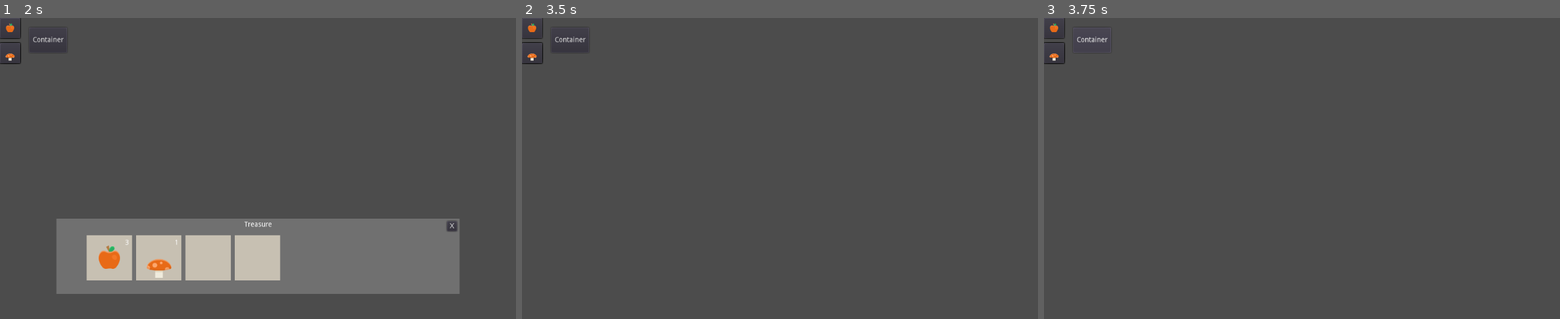
Above: before the commit, frames 1-3 (left to right).
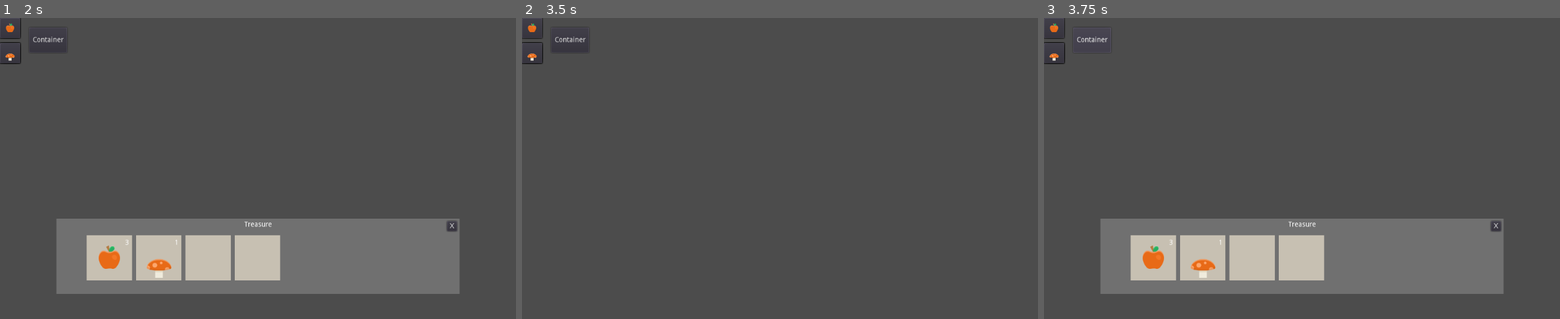
Above: after the commit, the same moments.

Repository: Whimfoome/godot-InventorySystem
Game: Godot game, scene res://World.tscn
Two runs of this game, one before a commit and one after it. Both use one fixed random seed, a clock stepped at 60 frames per second and the inputs below.
Inputs (mouse positions are in pixels of both pictures, inside the frame that each line leads up to):
- Up to frame 1 (2 s): click "Container" at 0.5 s; click (10, 27) at 1.27 s
- Up to frame 2 (3.5 s): click "Container" at 2 s; click (532, 27) at 2.77 s
- Up to frame 3 (3.75 s): click "Container" at 3.5 s

Frames 1-2 are identical in both runs. In frame 3, 19% of the frame differs, in the area x 11-89%, y 66-92%.
Error before the commit: Attempt to call function 'queue_free' in base 'previously freed instance' on a null instance. (res://Inventory/InventoryComponent.gd:134)

Commit message:
Fix null crash, solution by @Alec-15
With Godot 3.3, there were probably some changes in GDScript and how they handle null. Because of that some parts of the code have been changed. Fixed crashes!

Diff:
--- a/Inventory/InventoryComponent.gd
+++ b/Inventory/InventoryComponent.gd
@@ -29,7 +29,7 @@
 
 func add_to_inventory(struct:IItem, amount:int):
 	var _succ := false
-	if struct != null:
+	if is_instance_valid(struct):
 		if struct.i_stackable:
 			var returned_stack = has_partial_stack(struct)
 			if returned_stack[0]:
@@ -45,7 +45,7 @@
 	var loc_i: int = -1
 	var loc_b: bool = false
 	for i in range(inv_amount_list.size()):
-		if inv_struct_list[i] != null:
+		if is_instance_valid(inv_struct_list[i]):
 			if inv_struct_list[i].i_name == struct.i_name and inv_amount_list[i] < struct.i_maxstack:
 				loc_i = i
 				loc_b = true
@@ -104,7 +104,7 @@
 func inv_query(item_name: String, item_amount: int) -> bool:
 	var total: int = 0
 	for i in range(inv_struct_list.size()):
-		if inv_struct_list[i] != null:
+		if is_instance_valid(inv_struct_list[i]):
 			if inv_struct_list[i].i_name == item_name:
 				total += inv_amount_list[i]
 	return total >= item_amount
@@ -119,12 +119,12 @@
 
 
 func refresh_slot_at_index(index: int):
-	if window_ref != null:
+	if is_instance_valid(window_ref):
 		window_ref.slot_list[index].refresh_slot()
 
 
 func toggle_window(player):
-	if window_ref == null:
+	if not is_instance_valid(window_ref):
 		interactor = player
 		var new_window = window_scene.instance()
 		new_window.inv_comp = self
--- a/Inventory/Other/AddItem.gd
+++ b/Inventory/Other/AddItem.gd
@@ -13,11 +13,11 @@
 	var player = get_tree().get_nodes_in_group("Player")[0]
 	var _succ = connect("interacted", player, "_on_item_interacted")
 
-	if not directory == null:
+	if is_instance_valid(directory):
 		item = directory.new()
 		$Button/TextureRect.texture = item.i_image
 
 
 func _on_pressed():
-	if not directory == null:
+	if is_instance_valid(directory):
 		emit_signal("interacted", self, item, amount)
--- a/Inventory/Other/ContainerWindow.tscn
+++ b/Inventory/Other/ContainerWindow.tscn
@@ -73,4 +73,5 @@
 __meta__ = {
 "_edit_use_anchors_": false
 }
+
 [connection signal="pressed" from="Background/UpperOverlay/CloseButton" to="." method="_on_CloseButton_pressed"]
--- a/Inventory/Other/ItemSlotDragDrop.gd
+++ b/Inventory/Other/ItemSlotDragDrop.gd
@@ -11,7 +11,7 @@
 
 
 func get_drag_data(_pos):
-	if slot.item_struct != null:
+	if is_instance_valid(slot.item_struct):
 		var preview = TextureRect.new()
 		preview.texture = slot.item_struct.i_image
 		preview.expand = true
@@ -33,7 +33,7 @@
 
 
 func drop_data(_pos, data):
-	if slot.item_struct != null and slot.item_struct.i_name == data.item_struct.i_name:
+	if is_instance_valid(slot.item_struct) and slot.item_struct.i_name == data.item_struct.i_name:
 		if not slot.item_struct.i_stackable or not data.item_struct.i_stackable:
 			slot.inv_comp.inv_amount_list[slot.slot_index] = data.stack_amount
 			data.inv_comp.inv_amount_list[data.slot_index] = slot.stack_amount
@@ -57,7 +57,7 @@
 
 func _make_custom_tooltip(_textt):
 	var label = Label.new()
-	if slot.item_struct != null:
+	if is_instance_valid(slot.item_struct):
 		label.text = slot.item_struct.i_description
 	else:
 		label.text = ""
--- a/Inventory/UI/ItemSlot.gd
+++ b/Inventory/UI/ItemSlot.gd
@@ -18,7 +18,7 @@
 	item_struct = inv_comp.inv_struct_list[slot_index]
 	stack_amount = inv_comp.inv_amount_list[slot_index]
 
-	if item_struct != null:
+	if is_instance_valid(item_struct):
 		ui_image.texture = item_struct.i_image
 		ui_stackamount.text = str(stack_amount)
 	else:
@@ -32,7 +32,7 @@
 		ui_image.visible = false
 		ui_stackamount.visible = false
 
-		if item_struct != null:
+		if is_instance_valid(item_struct):
 			item_struct.queue_free()
 	else:
 		ui_image.visible = true
@@ -43,7 +43,7 @@
 	if event is InputEventMouseButton:
 		# not event.pressed means released
 		if event.button_index == BUTTON_RIGHT and not event.pressed:
-			if inv_comp.inv_struct_list[slot_index] != null:
+			if is_instance_valid(inv_comp.inv_struct_list[slot_index]):
 				var interactor_inv_comp = inv_comp.interactor.get_node("InventoryComponent")
 
 				if inv_comp == interactor_inv_comp:
